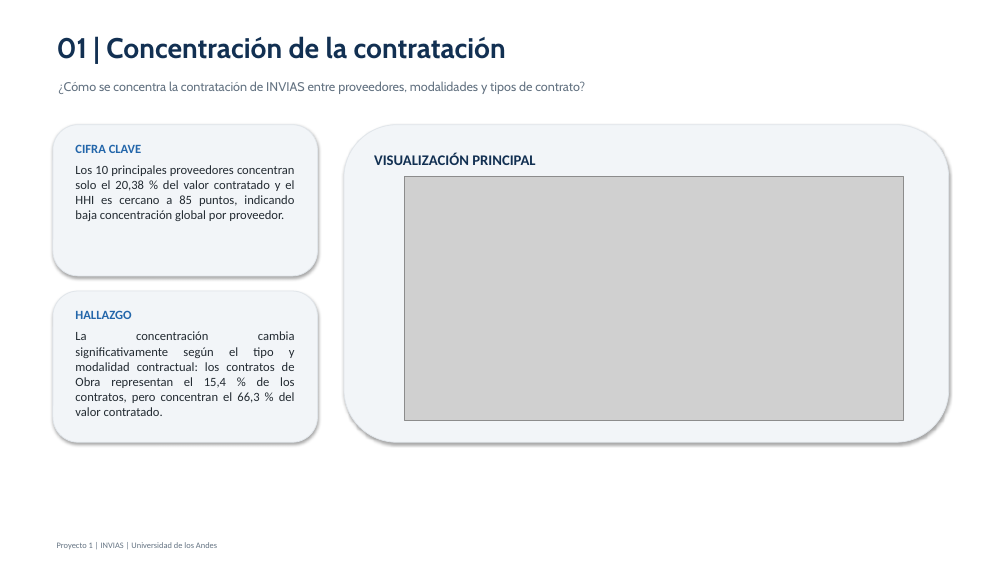
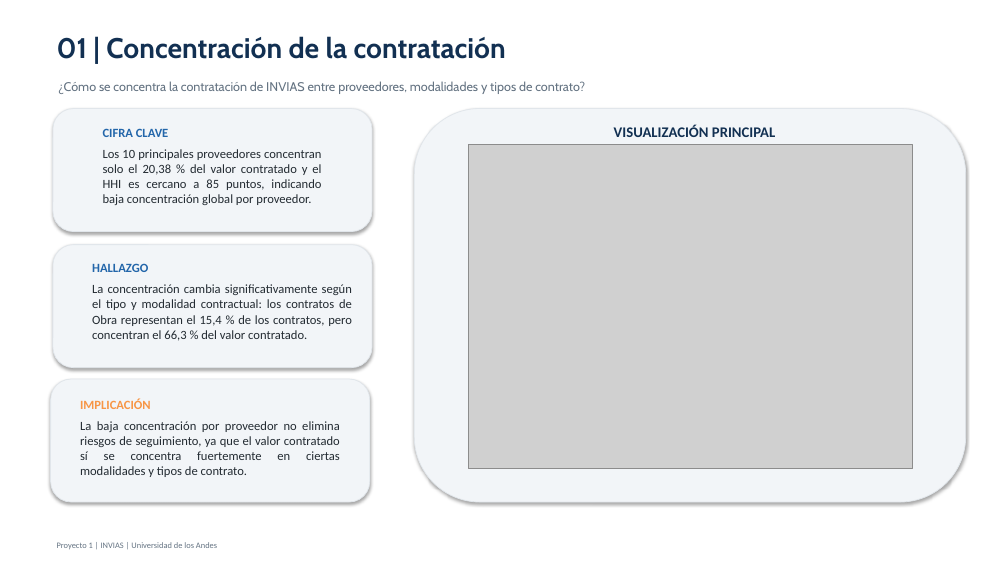
Before and after one commit to caldeeh/proyecto1-analitica-contratacion, a slide deck: slide 2 of Entregables/Presentacion_Proyecto_1_INVIAS.pptx. Drawn at 1008x567 pixels with LibreOffice and Linux fonts; fonts in the diff are those of the drawing; grey boxes stand for pictures. Boxes give left, top, right and bottom in pixels: in the first picture for what was removed or moved away, otherwise in the second. Text is boxed around its words. In the diff, an @@ line names an element or a change of style, - is before the commit and + after.

Commit message:
Presentacion: integrar la actualizacion de Javier y corregir la portada
Incorpora la implicacion que agrego Javier en la diapositiva de concentracion. La portada declaraba 20.718 contratos, que es el universo de la Pregunta 3; la base del proyecto son 25.605.

```diff
--- a/Entregables/Presentacion_Proyecto_1_INVIAS.pptx
+++ b/Entregables/Presentacion_Proyecto_1_INVIAS.pptx
@@ rounded rectangle: place and size @@
-rounded rectangle at bbox=[53, 125, 318, 276]
+rounded rectangle at bbox=[53, 109, 372, 232]
@@ rounded rectangle: place and size @@
-rounded rectangle at bbox=[344, 125, 949, 442]
+rounded rectangle at bbox=[414, 109, 966, 503]
@@ text "VISUALIZACIÓN PRINCIPAL": place and size @@
-text "VISUALIZACIÓN PRINCIPAL" at bbox=[374, 153, 535, 165]
+text "VISUALIZACIÓN PRINCIPAL" at bbox=[614, 125, 775, 137]
@@ text "CIFRA CLAVE": place and size @@
-text "CIFRA CLAVE" at bbox=[75, 144, 295, 221]
+text "CIFRA CLAVE" at bbox=[103, 128, 322, 205]
@@ picture: place and size @@
-picture at bbox=[405, 176, 904, 420]
+picture at bbox=[468, 144, 913, 469]
@@ rounded rectangle: place and size @@
-rounded rectangle at bbox=[53, 291, 318, 442]
+rounded rectangle at bbox=[53, 245, 372, 368]
@@ text "HALLAZGO" rewrapped from bbox=[75, 310, 295, 416] to bbox=[92, 263, 352, 341] @@
@@ rounded rectangle added at bbox=[51, 379, 370, 502], fill #F2F5F8, outline #E1E6EB 0.75 pt @@
@@ text added at bbox=[80, 398, 340, 477], 12 pt, text #232B32 @@
+IMPLICACIÓN
+La baja concentración por proveedor no elimina riesgos de seguimiento, ya que el valor contratado sí se concentra fuertemente en ciertas modalidades y tipos de contrato.
```
Also in this commit, not shown: 1 other slide changed.
